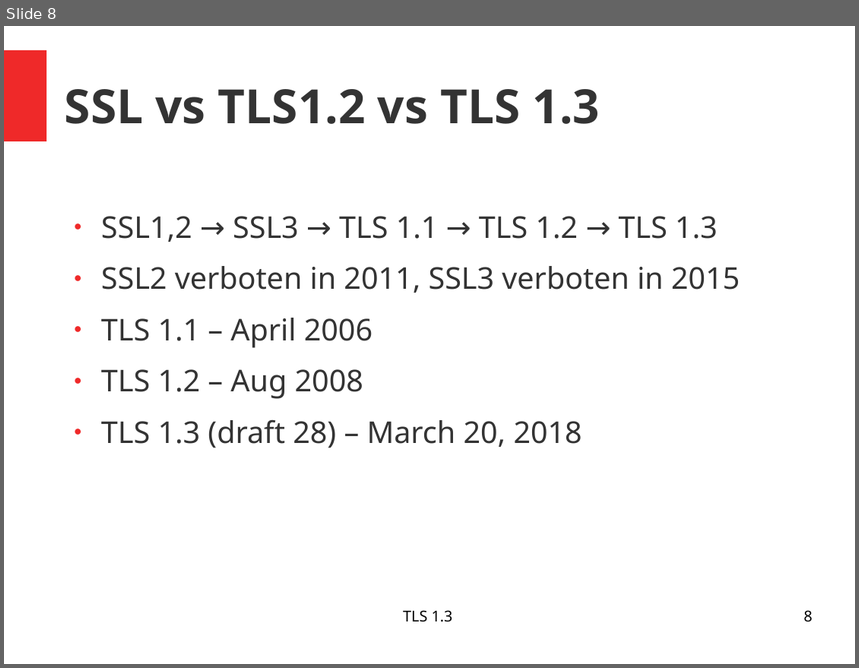
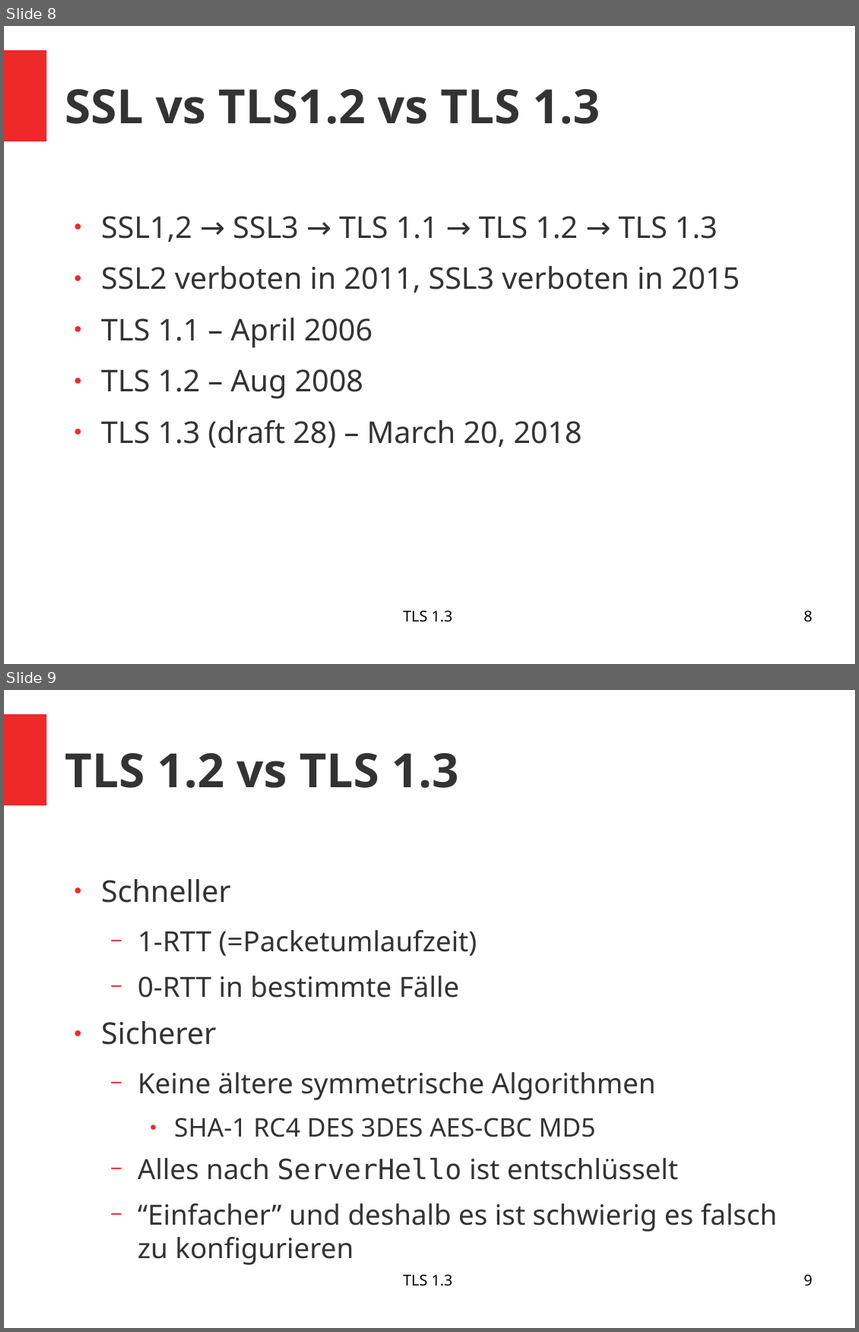
Before and after one commit to pchr8/rn-project, a slide deck: rnp/beleg/presentation.odp. Shown one above the other, each under a label of ours: slide 8 before the commit, slides 8 and 9 after it. The pictures are 859x668 and 859x1332 pixels, drawn with LibreOffice and Linux fonts; fonts in the diff are those of the drawing. Boxes give left, top, right and bottom in pixels: in the first picture for what was removed or moved away, otherwise in the second. Text is boxed around its words. In the diff, an @@ line names an element or a change of style, - is before the commit and + after.

```diff
--- a/rnp/beleg/presentation.odp
+++ b/rnp/beleg/presentation.odp
@@ slide 9 added at (4,690,855,1328), background #FFFFFF; not listed: 1 template element that a slide beside it also shows @@
@@ title added at (65,753,459,788), 44 pt, text #333333, bold @@
+TLS 1.2 vs TLS 1.3
@@ text added at (101,879,778,1232), 26 pt, text #333333 @@
+● Schneller
+  − 1-RTT (=Packetumlaufzeit)
+  − 0-RTT in bestimmte Fälle
+● Sicherer
+  − Keine ältere symmetrische Algorithmen
+    ● SHA-1 RC4 DES 3DES AES-CBC MD5
+  − Alles nach ServerHello ist entschlüsselt
+  − “Einfacher” und deshalb es ist schwierig es falsch zu konfigurieren
@@ text added at (403,1274,453,1287), 14 pt, text #000000 @@
+TLS 1.3
@@ page number added at (804,1274,813,1287), 14 pt, text #000000 @@
+9
```
Also in this commit, not shown: 1 slide changed, 1 other slide added, 3 other files.
